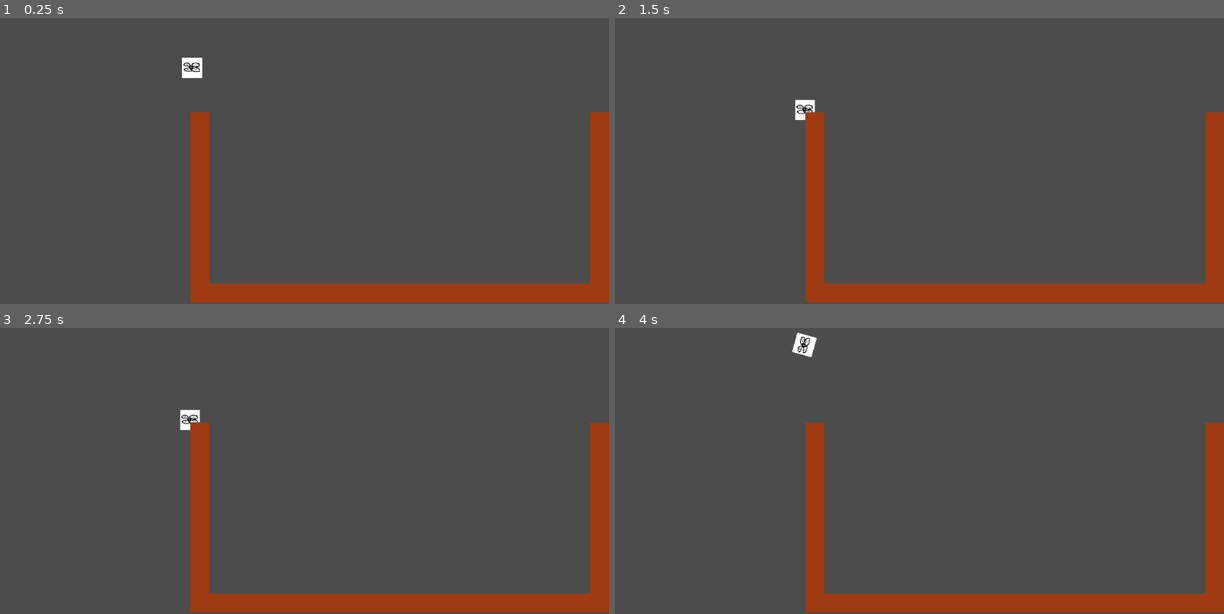
Above: before the commit, frames 1-4 (two rows, left to right).
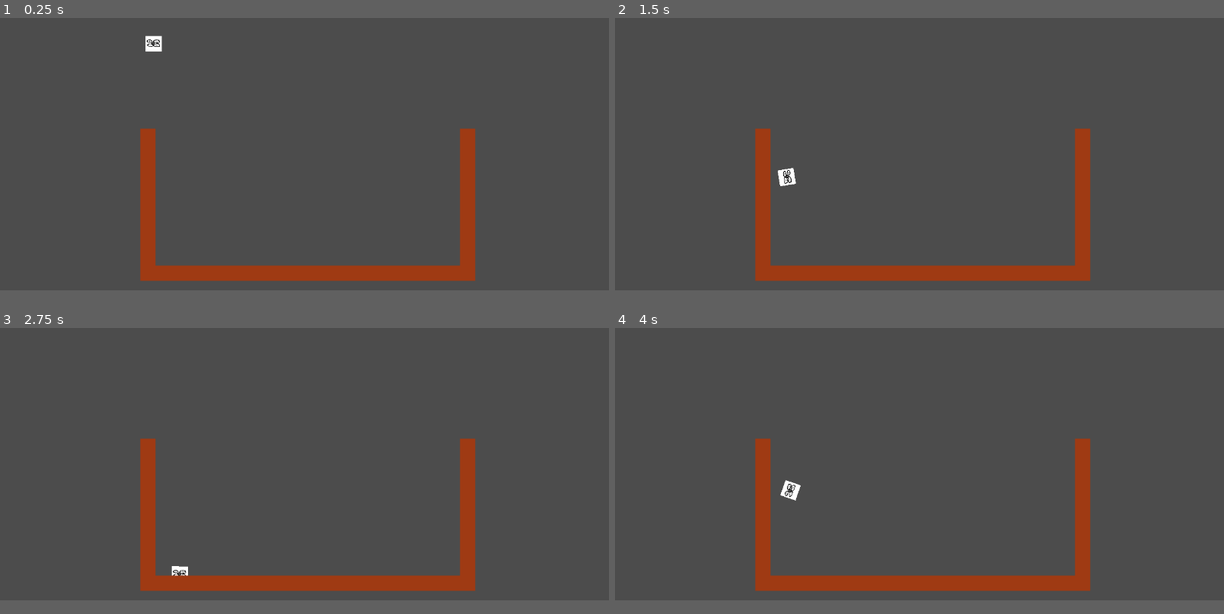
Above: after the commit, the same moments.

Repository: MeAmAnUsername/GMTK-2021
Game: Godot game, scene res://scenes/Main.tscn
Two runs of this game, one before a commit and one after it. Both use one fixed random seed, a clock stepped at 60 frames per second and the inputs below.
Inputs:
- Up to frame 1 (0.25 s): no input
- Up to frame 2 (1.5 s): hold Right (ui_right) 0.53-1.28 s; hold Down (ui_down) from 1.28 s (still down)
- Up to frame 3 (2.75 s): release Down (ui_down) at 2.03 s; hold Right (ui_right) from 2.03 s (still down)
- Up to frame 4 (4 s): tap Enter at 2.75 s; release Right (ui_right) at 2.78 s; hold Up (ui_up) 2.78-3.53 s; hold Left (ui_left) from 3.53 s (still down)
In our replay, the window is 800x468 before the commit and 800x450 after it. These sizes can differ from the game's own. Grey fills any space a smaller window leaves; there, only what the larger window draws over its background counts as a difference.

The runs differ from the first frame. In frame 1, 13% of the frame differs, in the area x 0-100%, y 6-100%; in frame 2, 13%; in frame 3, 13%; in frame 4, 13%, in the area x 0-100%, y 1-100%.

Commit message:
tweak flight controls

Diff:
--- a/project.godot
+++ b/project.godot
@@ -14,6 +14,46 @@
 run/main_scene="res://scenes/Main.tscn"
 config/icon="res://icon.png"
 
+[display]
+
+window/size/width=1280
+window/size/height=720
+
+[global]
+
+ui_up=false
+
+[input]
+
+ui_left={
+"deadzone": 0.5,
+"events": [ Object(InputEventKey,"resource_local_to_scene":false,"resource_name":"","device":0,"alt":false,"shift":false,"control":false,"meta":false,"command":false,"pressed":false,"scancode":16777231,"unicode":0,"echo":false,"script":null)
+, Object(InputEventJoypadButton,"resource_local_to_scene":false,"resource_name":"","device":0,"button_index":14,"pressure":0.0,"pressed":false,"script":null)
+, Object(InputEventKey,"resource_local_to_scene":false,"resource_name":"","device":0,"alt":false,"shift":false,"control":false,"meta":false,"command":false,"pressed":false,"scancode":65,"unicode":0,"echo":false,"script":null)
+ ]
+}
+ui_right={
+"deadzone": 0.5,
+"events": [ Object(InputEventKey,"resource_local_to_scene":false,"resource_name":"","device":0,"alt":false,"shift":false,"control":false,"meta":false,"command":false,"pressed":false,"scancode":16777233,"unicode":0,"echo":false,"script":null)
+, Object(InputEventJoypadButton,"resource_local_to_scene":false,"resource_name":"","device":0,"button_index":15,"pressure":0.0,"pressed":false,"script":null)
+, Object(InputEventKey,"resource_local_to_scene":false,"resource_name":"","device":0,"alt":false,"shift":false,"control":false,"meta":false,"command":false,"pressed":false,"scancode":68,"unicode":0,"echo":false,"script":null)
+ ]
+}
+ui_up={
+"deadzone": 0.5,
+"events": [ Object(InputEventKey,"resource_local_to_scene":false,"resource_name":"","device":0,"alt":false,"shift":false,"control":false,"meta":false,"command":false,"pressed":false,"scancode":16777232,"unicode":0,"echo":false,"script":null)
+, Object(InputEventJoypadButton,"resource_local_to_scene":false,"resource_name":"","device":0,"button_index":12,"pressure":0.0,"pressed":false,"script":null)
+, Object(InputEventKey,"resource_local_to_scene":false,"resource_name":"","device":0,"alt":false,"shift":false,"control":false,"meta":false,"command":false,"pressed":false,"scancode":87,"unicode":0,"echo":false,"script":null)
+ ]
+}
+ui_down={
+"deadzone": 0.5,
+"events": [ Object(InputEventKey,"resource_local_to_scene":false,"resource_name":"","device":0,"alt":false,"shift":false,"control":false,"meta":false,"command":false,"pressed":false,"scancode":16777234,"unicode":0,"echo":false,"script":null)
+, Object(InputEventJoypadButton,"resource_local_to_scene":false,"resource_name":"","device":0,"button_index":13,"pressure":0.0,"pressed":false,"script":null)
+, Object(InputEventKey,"resource_local_to_scene":false,"resource_name":"","device":0,"alt":false,"shift":false,"control":false,"meta":false,"command":false,"pressed":false,"scancode":83,"unicode":0,"echo":false,"script":null)
+ ]
+}
+
 [physics]
 
 common/enable_pause_aware_picking=true
--- a/scenes/Main.tscn
+++ b/scenes/Main.tscn
@@ -12,3 +12,4 @@
 position = Vector2( 132.45, 44.8985 )
 
 [node name="Node2D" parent="." instance=ExtResource( 3 )]
+position = Vector2( -24.9733, 103.461 )
--- a/scenes/Player.tscn
+++ b/scenes/Player.tscn
@@ -28,6 +28,7 @@
 rotation = 1.57079
 scale = Vector2( 0.526996, 0.526996 )
 frames = SubResource( 1 )
+frame = 1
 playing = true
 
 [node name="CollisionShape2D" type="CollisionShape2D" parent="."]
--- a/scripts/Player.gd
+++ b/scripts/Player.gd
@@ -1,41 +1,46 @@
 extends RigidBody2D
 
-var thrust = 2000
+var thrust = 1000
 var torque = 4000
 
 var force = Vector2()
+var thrust_charge = 0
+var torque_charge = 0
+var input_x : int
+var input_y : int
 
 func _init():
-	angular_damp = 4
-	linear_damp = 2.5
+	angular_damp = 6.0
+	linear_damp = 0.6
+	gravity_scale = 3.0
+
+func _process(delta):
+	input_x = int(Input.is_action_pressed("ui_right")) - int(Input.is_action_pressed("ui_left"))
+	# int(Input.is_action_pressed("ui_down")) -
+	input_y = -int(Input.is_action_pressed("ui_up"))
+
+	thrust_charge += delta * (1.25 if (input_y == 0) else -8.00)
+	torque_charge += delta * (2.50 if (input_x == 0) else -8.00)
+	thrust_charge = clamp(thrust_charge, 0, 1)
+	torque_charge = clamp(torque_charge, 0, 1)
+
+	gravity_scale += delta * (3.0 if (input_y == 0) else -6.0)
+	gravity_scale = clamp(gravity_scale, 2.0, 5.0)
 
 func _physics_process(_delta):
 	pass
 
 func _integrate_forces(state):
-	force.y = 0;
+	var desired_rotation = input_x * TAU*0.25
+	applied_torque = input_x * (torque + torque_charge * 8000)
 
-	var rotation_dir = 0
-	if Input.is_action_pressed("ui_right"):
-		rotation_dir += 1
-	if Input.is_action_pressed("ui_left"):
-		rotation_dir -= 1
+	# Try to stay upright
+	var angle_dif = (-TAU*0.25 - rotation) / (TAU*0.25)
+	if (abs(angle_dif) < 1):
+		applied_torque += angle_dif * 2000
 
-	if Input.is_action_pressed("ui_up"):
-		force.y = -1
-	elif Input.is_action_pressed("ui_down"):
-		force.y = +1
-	else:
-		force.y = 0
-
-	var desired_rotation = rotation_dir * TAU*0.25
-
-	applied_torque = rotation_dir * torque
-	applied_force = thrust * Vector2(0, force.y).rotated(rotation + TAU*0.25)
-
-	#transform.get_rotation()
-	#apply_impulse(Vector2(0, 0), force);
-	#apply_torque_impulse()
+	var total_thrust = thrust_charge * 5000 + thrust
+	applied_force = Vector2(0, total_thrust * input_y).rotated(rotation + TAU*0.25)
 
 
 # Called when the node enters the scene tree for the first time.
